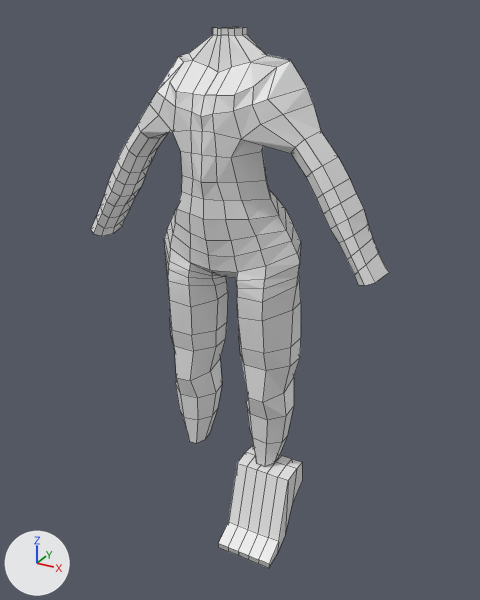
An edit to the Blender file Blender Files/Character/CharBodyStart.blend, drawn before and after from the same camera.
Before and after are seen from a camera (50 mm lens) standing at (1.056, -1.869, 1.13) and looking at (0.037, -0.016, 0.204). The lights are fixed; the arrows at lower left show +X, +Y and +Z. Mesh edges are drawn as thin lines.

The first picture shows 'Body', 'Feet'.
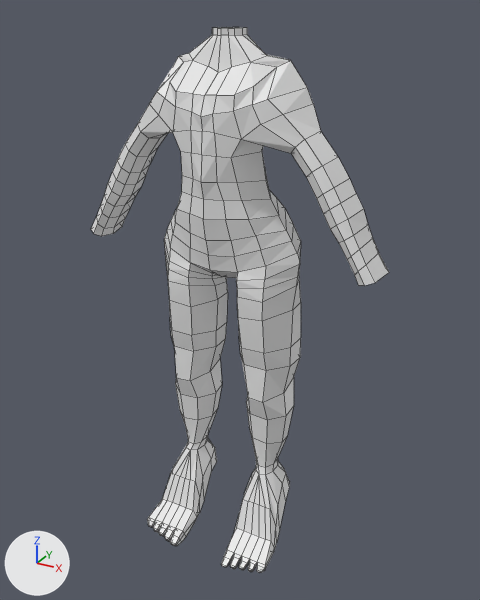
Commit message: Base Feet Modelled and joined with Body

The change, as a diff of the scene's bpy script:
```diff
--- a/Blender Files/Character/CharBodyStart.blend.py
+++ b/Blender Files/Character/CharBodyStart.blend.py
@@ me_cylinder @@
 # used by ob_body; location = (0.0, 0.0, 0.0); scale = (-0.185, -0.185, -0.185)
-me_cylinder.from_pydata(...)  # 288 vertices, 261 faces, 1 loose edge; spans x -2.95..1.31, y -0.88..1.04, z -5.8..2.3
+me_cylinder.from_pydata(...)  # 461 vertices, 442 faces, 1 loose edge; spans x -2.95..1.31, y -0.88..1.51, z -5.8..4.07
+# me_cylinder part 1
+# 9 vertices move from x -1.03..-0.61, y -0.18..0.33, z 2.21..2.3 to x -1.01..-0.63, y -0.19..0.36, z 2.26..2.31
+# 144 vertices are added at x -1.4..-0.45, y -0.36..1.51, z 2.45..4.07
+# 9 new vertices lie (0.17, 0.0, 0.0) away from vertices in x -1.39..-0.87, y -0.36..1.23, z 2.98..4.04
+# 9 new vertices lie (0.05, 0.0, 0.0) away from vertices in x -1.32..-0.8, y 1.33..1.47, z 3.97..4.04
+# 5 new vertices lie (0.12, 0.0, 0.0) away from vertices in x -1.02..-0.67, y -0.27..1.49, z 2.66..3.99
+# 6 new vertices lie (0.01, -0.02, 0.08) away from vertices in x -1.19..-0.52, y 1.23..1.37, z 3.85..3.91
+# 181 new faces join them
@@ ob_feet @@
-ob_feet = bpy.data.objects.new('Feet', me_cube_001)
-ob_feet.location = (0.16, -0.085, -0.622)
-ob_feet.scale = (-0.106, -0.18, -0.0914)
```

Changed parts and their boxes (x1, y1, x2, y2) in the pictures (480 x 600 px):
'Body', reshaped (24% taller): before (91, 27, 389, 467); after (91, 27, 389, 573)
'Feet', deleted: before (218, 446, 302, 568)
part 1 of me_cylinder, built on: before (180, 410, 287, 467); after (147, 410, 290, 573)
